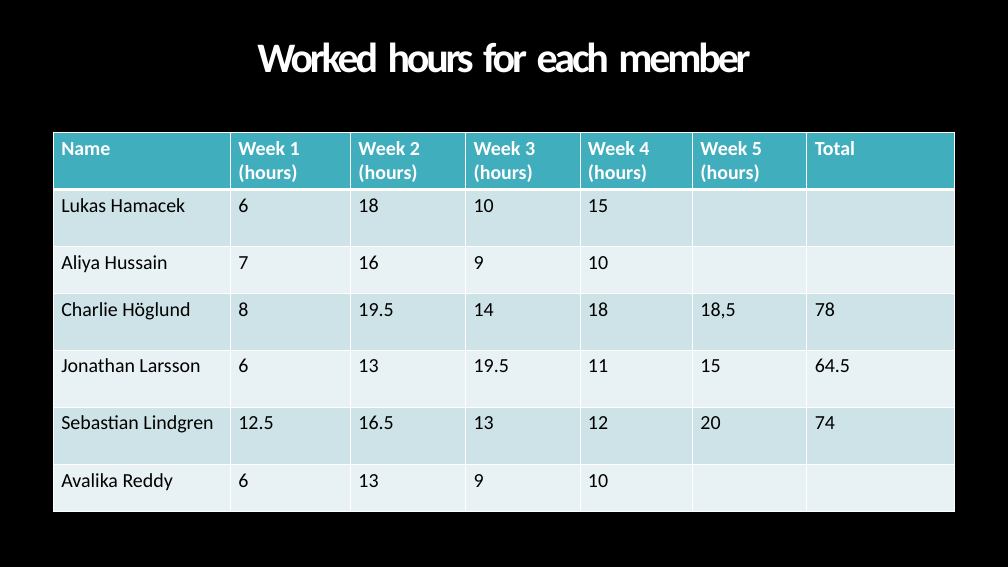
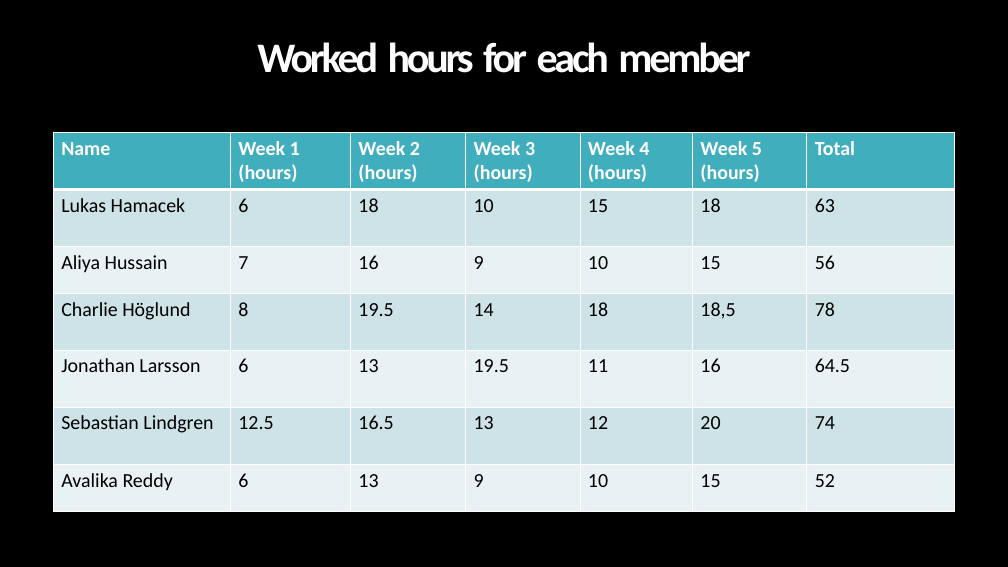
Before and after one commit to jontelarsson94/DVA313-Solar-Energy, a slide deck: slide 5 of project meeting slides/project meeting 6.pptx. Drawn at 1008x567 pixels with LibreOffice and Linux fonts; fonts in the diff are those of the drawing; background and template pictures are left out. Boxes give left, top, right and bottom in pixels: in the first picture for what was removed or moved away, otherwise in the second. Text is boxed around its words. In the diff, an @@ line names an element or a change of style, - is before the commit and + after.

```diff
--- a/project meeting slides/project meeting 6.pptx
+++ b/project meeting slides/project meeting 6.pptx
@@ table at [54, 132, 954, 511] @@
-row 2, column 6: 
+row 2, column 6: 18
-row 2, column 7: 
+row 2, column 7: 63
-row 3, column 6: 
+row 3, column 6: 15
-row 3, column 7: 
+row 3, column 7: 56
-row 5, column 6: 15
+row 5, column 6: 16
-row 7, column 6: 
+row 7, column 6: 15
-row 7, column 7: 
+row 7, column 7: 52
```
Also in this commit, not shown: 2 other slides changed.
